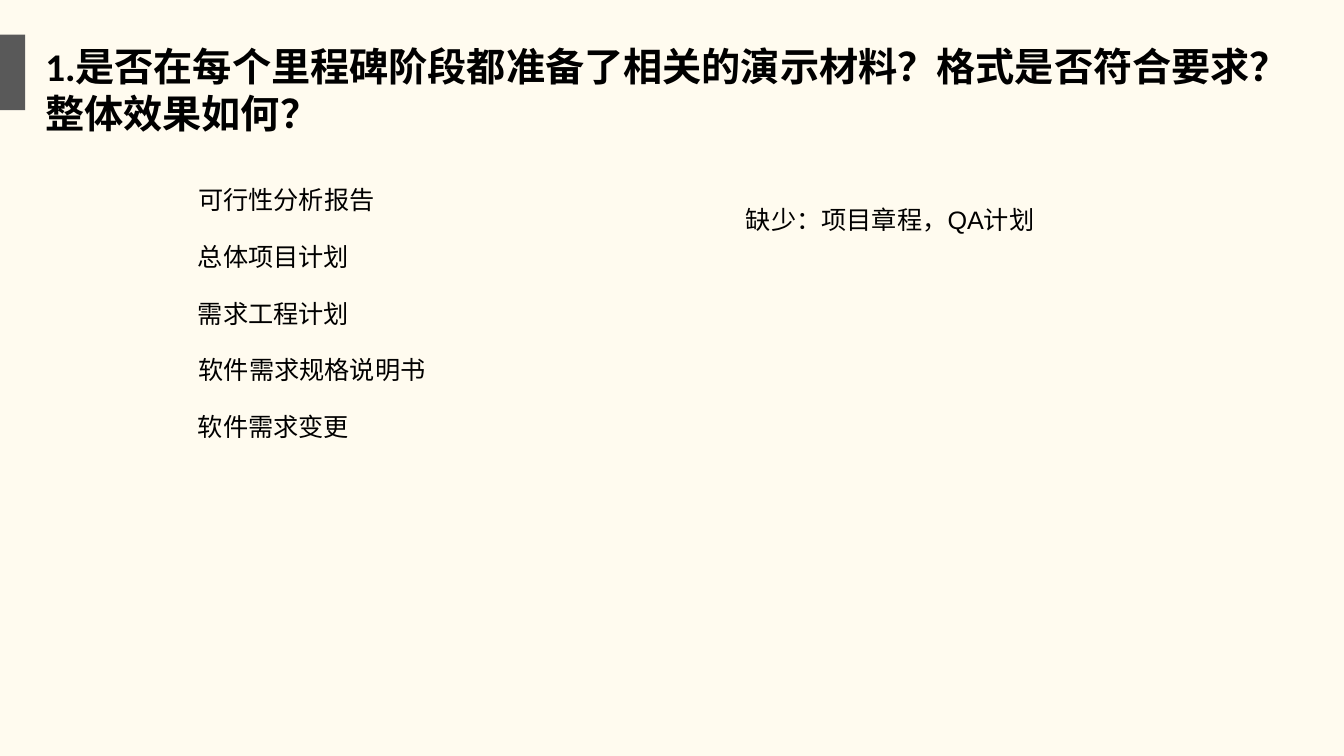
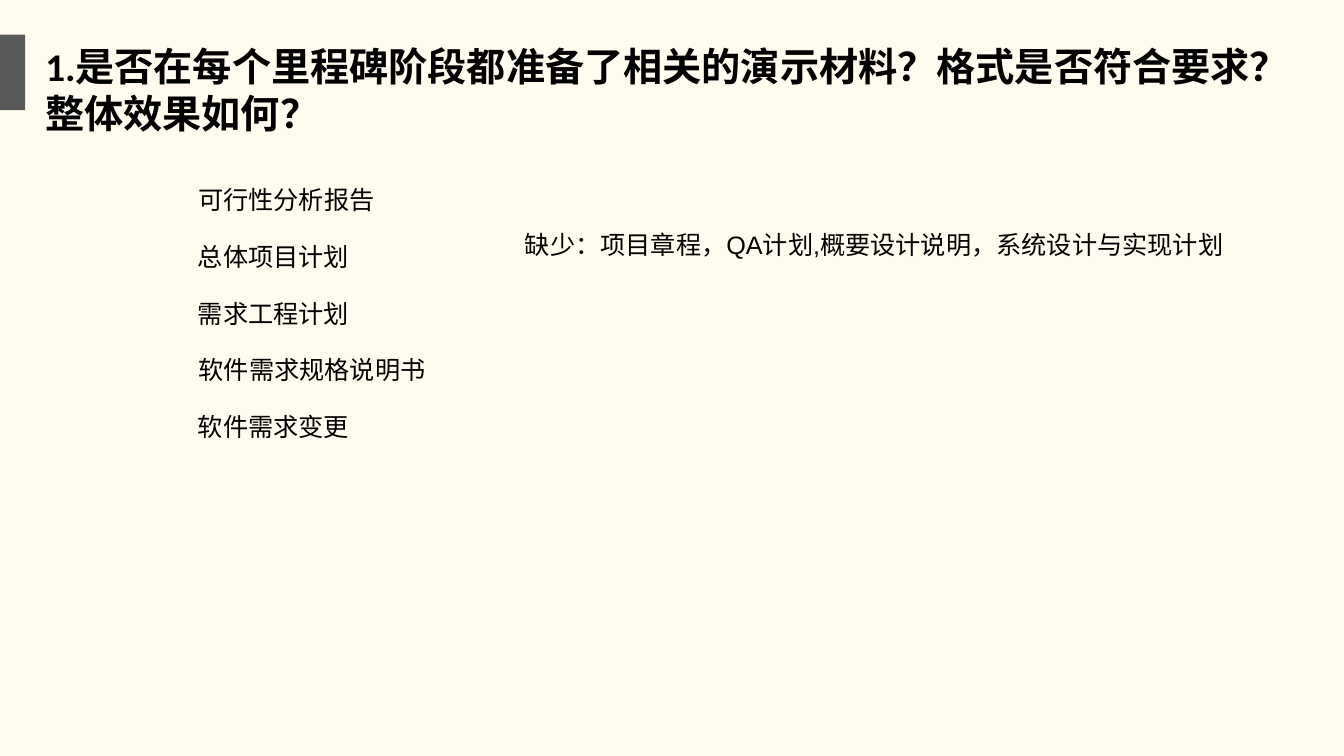
Before and after one commit to twn422/PRD2017, a slide deck: slide 3 of PRD-2017-G24/STW/受控文件/分析设计/项目收尾评审.ppt. Drawn at 1344x756 pixels with LibreOffice and Linux fonts; fonts in the diff are those of the drawing. Boxes give left, top, right and bottom in pixels: in the first picture for what was removed or moved away, otherwise in the second. Text is boxed around its words. In the diff, an @@ line names an element or a change of style, - is before the commit and + after.

```diff
--- a/PRD-2017-G24/STW/受控文件/分析设计/项目收尾评审.ppt
+++ b/PRD-2017-G24/STW/受控文件/分析设计/项目收尾评审.ppt
@@ text at (x1=525, y1=232, x2=1223, y2=259): text changed @@
-缺少：项目章程，QA计划
+缺少：项目章程，QA计划,概要设计说明，系统设计与实现计划
```
Also in this commit, not shown: 2 other slides changed, 2 other files.
